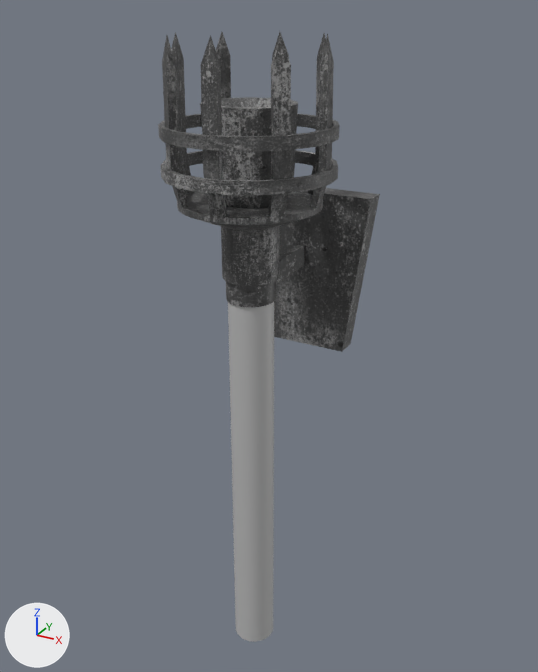
One commit to the FBX model Egress/Assets/Models/wallTorch.fbx: the scene before it, then after it.
Before and after are seen from a camera (50 mm lens) standing at (0.576, -1.224, 0.59) and looking at (-0.008, -0.161, 0.059). Every picture has the same lights, and +X, +Y and +Z are marked at lower left. Where no turn or scale is listed for an object, it has been applied to the vertices.

Objects in the first picture: 'Metal', 'WoodenStick', 'wallMount'.
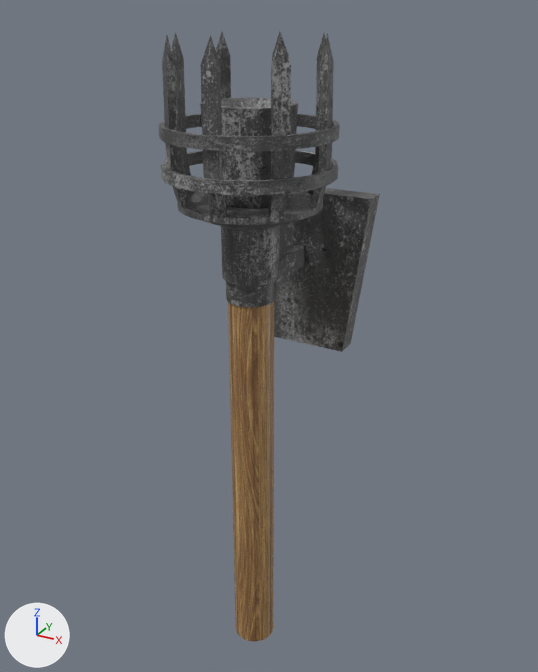
Location of each change, (x1, y1, x2, y2) in pixels of the pictures (538 x 672 px):
'WoodenStick', recoloured (grey to brown)
    both: (228, 302, 274, 641)

The change in detail:
Picture 'wood-2.png' (img_wood_2_png) is new.
Material 'wood_2' (mat_wood_2) is new.
Its texture is img_wood_2_png.
me_mesh_002 has 97 vertices, 96 faces and spans x -0.038..0.038, y -0.038..0.038, z -0.376..0.376.
me_mesh_002 no longer uses material mat_default_material (grey #bcbcbc).
me_mesh_002 now uses material mat_wood_2 (picture img_wood_2_png).
